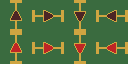
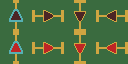
The second 128 × 64 image is a revision of the first. Changes to its layers:
painted on "buffer_gate.png" over [9, 0, 23, 64]
